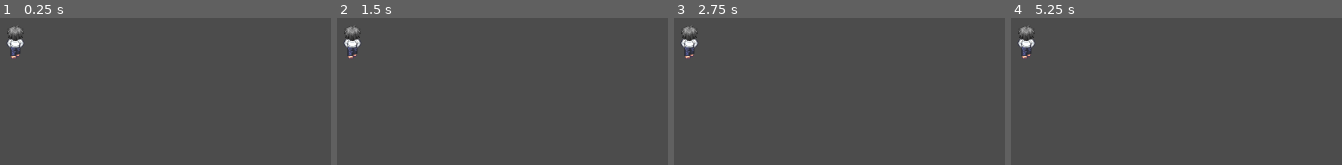
Above: before the commit, frames 1-4 (left to right).
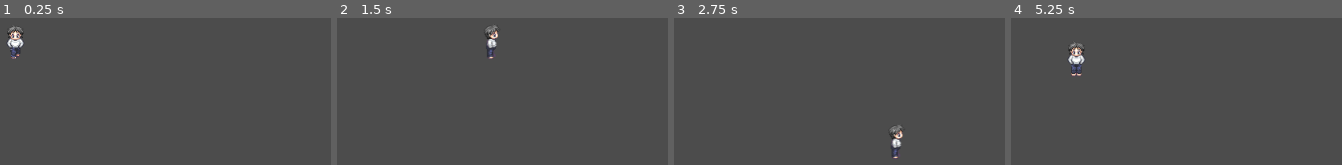
Above: after the commit, the same moments.

Repository: mohithsrao/GodotGameChoukaBara
Game: Godot game, scene res://Scenes/Player/Player.tscn
Two runs of this game, one before a commit and one after it. Both use one fixed random seed, a clock stepped at 60 frames per second and the inputs below. Before the commit the project starts from res://Game.tscn.
Inputs:
- Up to frame 1 (0.25 s): no input
- Up to frame 2 (1.5 s): tap Enter at 0.5 s; hold Right (right, bound only after the commit) 0.53-1.28 s; hold S (down, bound only after the commit) from 1.28 s (still down)
- Up to frame 3 (2.75 s): release S (down, bound only after the commit) at 2.03 s; hold Right (right, bound only after the commit) from 2.03 s (still down)
- Up to frame 4 (5.25 s): tap Space at 2.75 s; release Right (right, bound only after the commit) at 2.78 s; hold Up (up, bound only after the commit) 2.78-3.53 s; hold A (left, bound only after the commit) 3.53-5.03 s; hold S (down, bound only after the commit) from 5.03 s (still down)

The runs differ from the first frame. In frame 1, 0.4% of the frame differs, in the area x 2-7%, y 6-28%; in frame 2, 1.0%; in frame 3, 1.0%; in frame 4, 1.2%, in the area x 2-23%, y 5-40%.

Commit message:
Updated Player Animation

Diff:
--- a/ChoukaBaraGame/Scenes/Player/Player.tscn
+++ b/ChoukaBaraGame/Scenes/Player/Player.tscn
@@ -77,7 +77,7 @@
 texture = ExtResource( 2 )
 vframes = 4
 hframes = 4
-frame = 13
+frame = 1
 
 [node name="CollisionShape2D" type="CollisionShape2D" parent="."]
 shape = SubResource( 1 )
--- a/ChoukaBaraGame/project.godot
+++ b/ChoukaBaraGame/project.godot
@@ -16,13 +16,40 @@
 [application]
 
 config/name="ChoukaBaraGame"
-run/main_scene="res://Game.tscn"
+run/main_scene="res://Scenes/Player/Player.tscn"
 config/icon="res://icon.png"
 
 [display]
 
 window/size/resizable=false
 
+[input]
+
+right={
+"deadzone": 0.5,
+"events": [ Object(InputEventKey,"resource_local_to_scene":false,"resource_name":"","device":0,"alt":false,"shift":false,"control":false,"meta":false,"command":false,"pressed":false,"scancode":16777233,"unicode":0,"echo":false,"script":null)
+, Object(InputEventKey,"resource_local_to_scene":false,"resource_name":"","device":0,"alt":false,"shift":false,"control":false,"meta":false,"command":false,"pressed":false,"scancode":68,"unicode":0,"echo":false,"script":null)
+ ]
+}
+left={
+"deadzone": 0.5,
+"events": [ Object(InputEventKey,"resource_local_to_scene":false,"resource_name":"","device":0,"alt":false,"shift":false,"control":false,"meta":false,"command":false,"pressed":false,"scancode":65,"unicode":0,"echo":false,"script":null)
+, Object(InputEventKey,"resource_local_to_scene":false,"resource_name":"","device":0,"alt":false,"shift":false,"control":false,"meta":false,"command":false,"pressed":false,"scancode":16777231,"unicode":0,"echo":false,"script":null)
+ ]
+}
+up={
+"deadzone": 0.5,
+"events": [ Object(InputEventKey,"resource_local_to_scene":false,"resource_name":"","device":0,"alt":false,"shift":false,"control":false,"meta":false,"command":false,"pressed":false,"scancode":16777232,"unicode":0,"echo":false,"script":null)
+, Object(InputEventKey,"resource_local_to_scene":false,"resource_name":"","device":0,"alt":false,"shift":false,"control":false,"meta":false,"command":false,"pressed":false,"scancode":87,"unicode":0,"echo":false,"script":null)
+ ]
+}
+down={
+"deadzone": 0.5,
+"events": [ Object(InputEventKey,"resource_local_to_scene":false,"resource_name":"","device":0,"alt":false,"shift":false,"control":false,"meta":false,"command":false,"pressed":false,"scancode":83,"unicode":0,"echo":false,"script":null)
+, Object(InputEventKey,"resource_local_to_scene":false,"resource_name":"","device":0,"alt":false,"shift":false,"control":false,"meta":false,"command":false,"pressed":false,"scancode":16777234,"unicode":0,"echo":false,"script":null)
+ ]
+}
+
 [rendering]
 
 environment/default_environment="res://default_env.tres"
